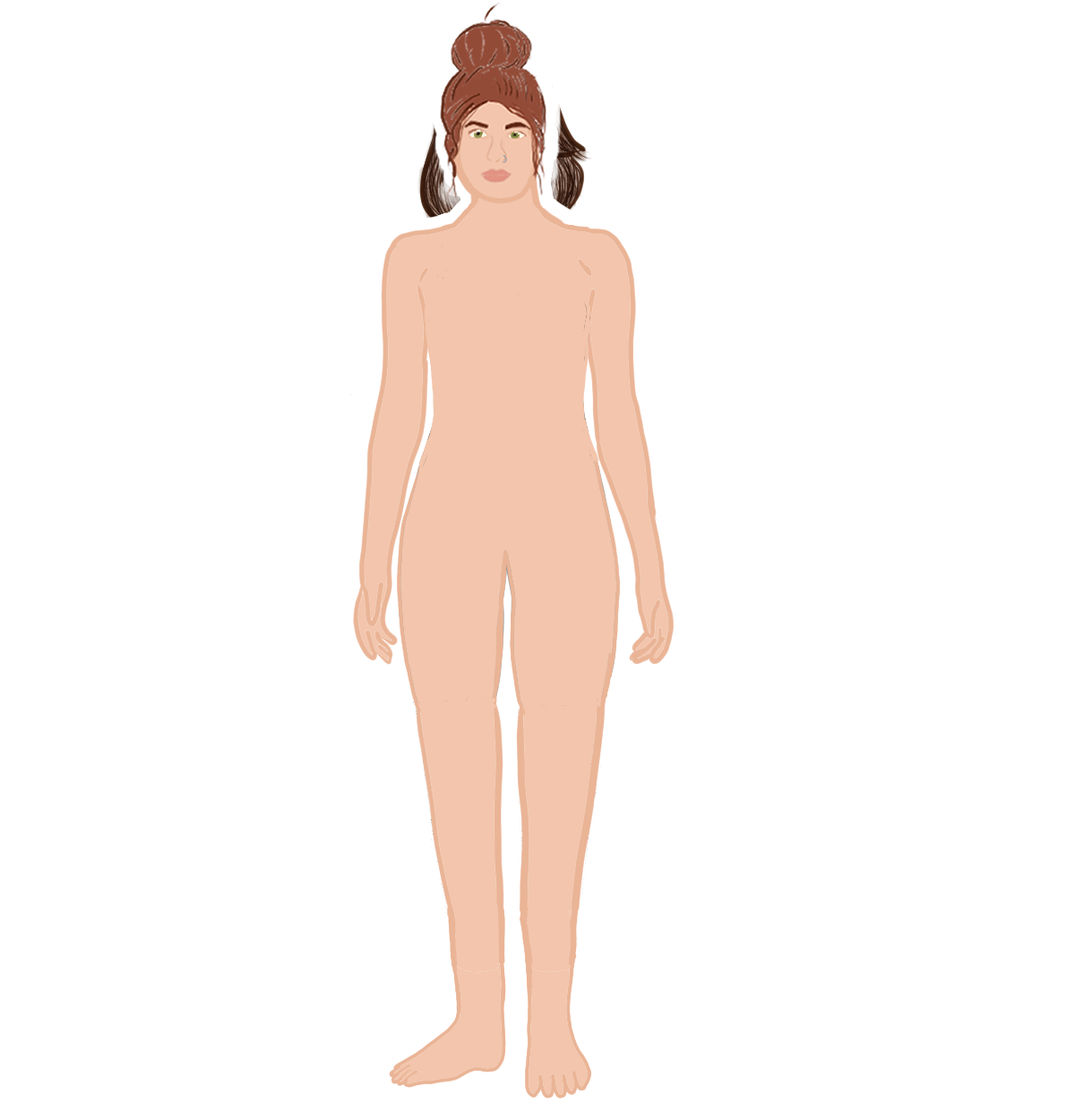
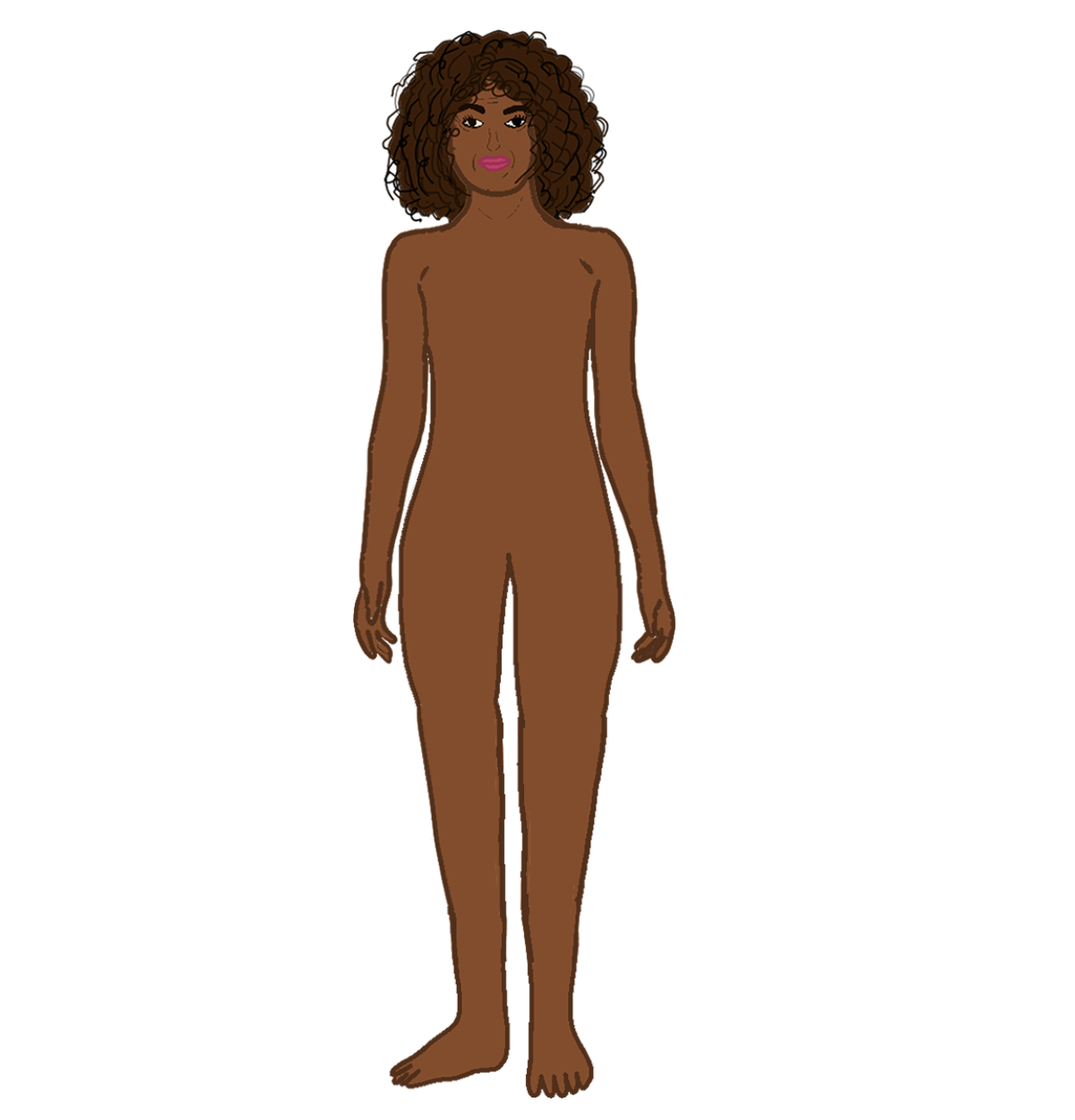
The second (1075, 1120) image is a revision of the first. Changes to its layers:
added group "Dolly" with 2 layers above "Sophie" over [349,12,676,1099]
added layer "Layer 6" in group "Dolly" over [352,29,676,1099]
added layer "Layer 7" in group "Dolly" over [349,12,676,1099]
hid group "Jo" (2 layers) over [349,1,676,1099]
hid group "Heather" (2 layers) over [349,33,676,1099]
